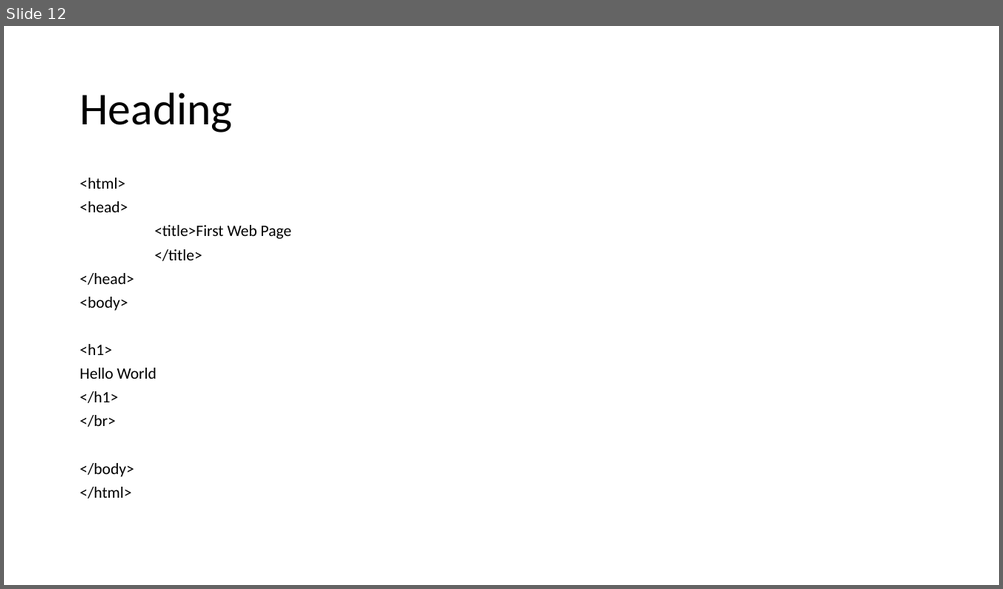
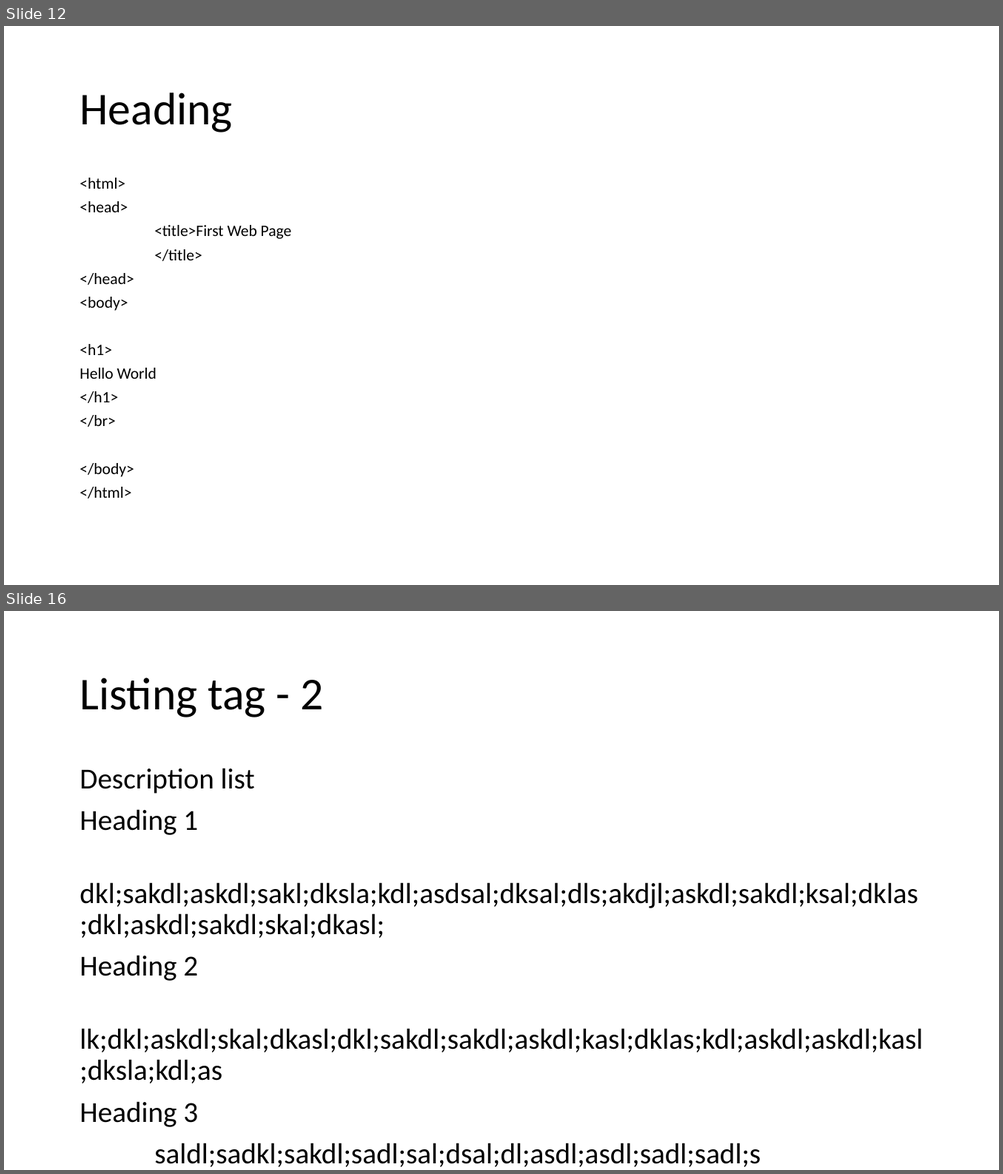
Before and after one commit to PiyushChaturvedii/Batch05, a slide deck: HTML.pptx. Shown one above the other, each under a label of ours: slide 12 before the commit, slides 12 and 16 after it; the slides between them are not shown. The pictures are 1003x589 and 1003x1174 pixels, drawn with LibreOffice and Linux fonts; fonts in the diff are those of the drawing. Boxes give left, top, right and bottom in pixels: in the first picture for what was removed or moved away, otherwise in the second. Text is boxed around its words. In the diff, an @@ line names an element or a change of style, - is before the commit and + after.

```diff
--- a/HTML.pptx
+++ b/HTML.pptx
@@ slide 16 added at (4,611,999,1170), background #FFFFFF @@
@@ title added at (79,678,324,718), 44 pt, text #000000 @@
+Listing tag - 2
@@ text added at (79,768,922,1167), 28 pt, text #000000 @@
+Description list
+Heading 1
+dkl;sakdl;askdl;sakl;dksla;kdl;asdsal;dksal;dls;akdjl;askdl;sakdl;ksal;dklas;dkl;askdl;sakdl;skal;dkasl;
+Heading 2
+lk;dkl;askdl;skal;dkasl;dkl;sakdl;sakdl;askdl;kasl;dklas;kdl;askdl;askdl;kasl;dksla;kdl;as
+Heading 3
+saldl;sadkl;sakdl;sadl;sal;dsal;dl;asdl;asdl;sadl;sadl;s
```
Also in this commit, not shown: 3 other slides added, 3 other files.
